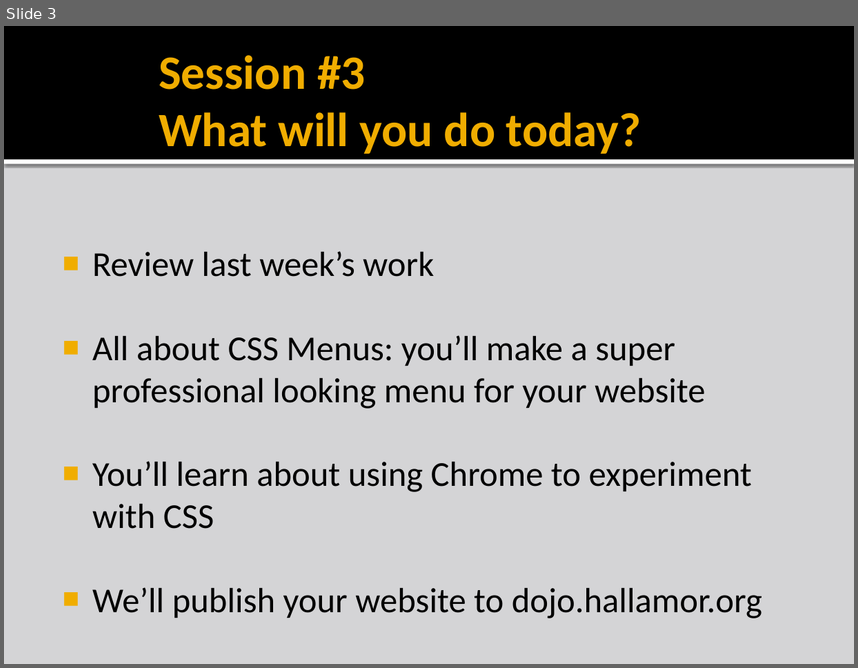
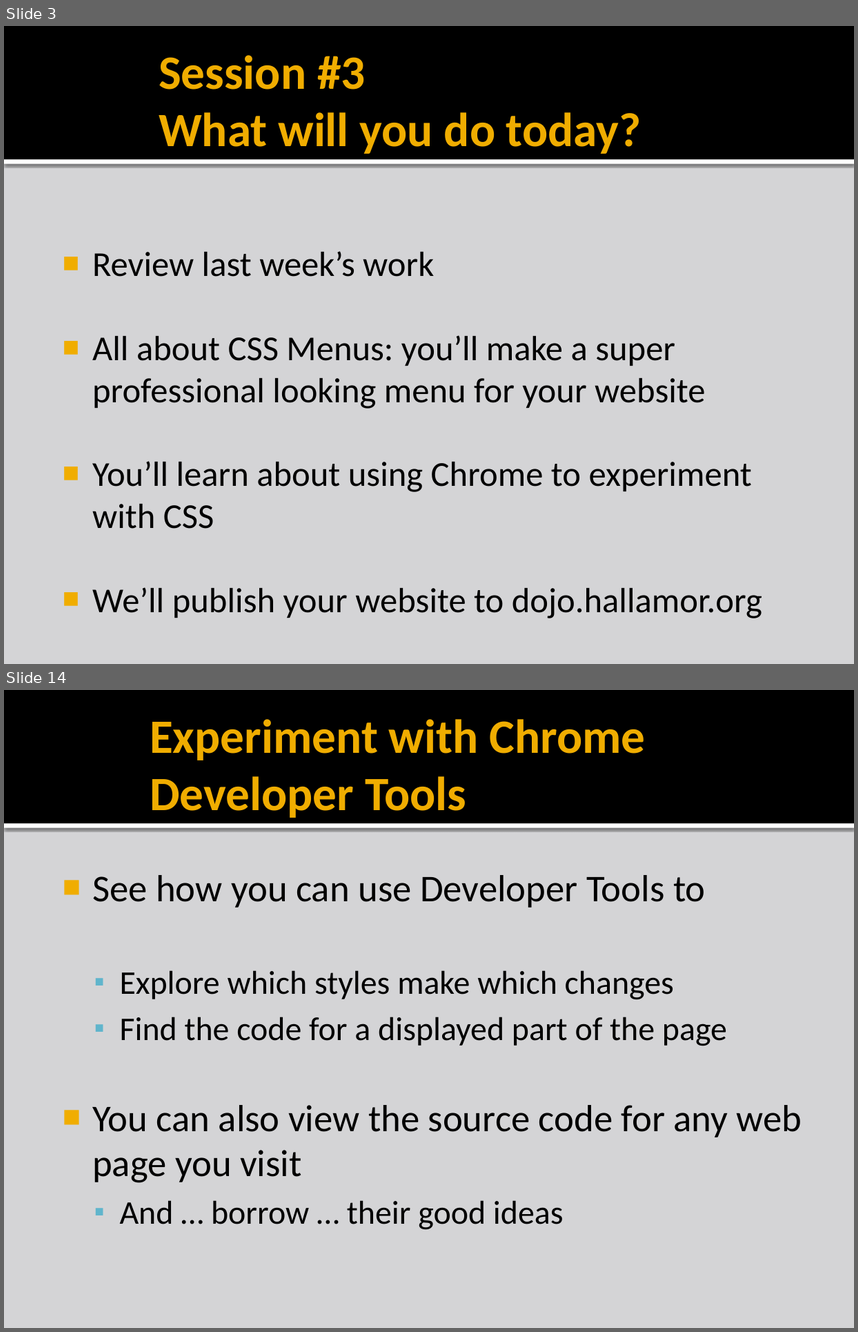
Before and after one commit to liamf/coderdojo-bray, a slide deck: html/presentations/CoderDojoBrayHTML_session3.pptx. Shown one above the other, each under a label of ours: slide 3 before the commit, slides 3 and 14 after it; the slides between them are not shown. The pictures are 858x668 and 858x1332 pixels, drawn with LibreOffice and Linux fonts; fonts in the diff are those of the drawing; background and template pictures are left out. Boxes give left, top, right and bottom in pixels: in the first picture for what was removed or moved away, otherwise in the second. Text is boxed around its words. In the diff, an @@ line names an element or a change of style, - is before the commit and + after.

```diff
--- a/html/presentations/CoderDojoBrayHTML_session3.pptx
+++ b/html/presentations/CoderDojoBrayHTML_session3.pptx
@@ slide 14 added at (4,690,854,1328), background #D4D4D6; not listed: 2 template elements that a slide beside it also shows @@
@@ title added at (150,719,645,818), 40.5 pt, text #F0AD00, bold @@
+Experiment with Chrome Developer Tools
@@ text added at (92,875,802,1230), 28 pt, text #000000 @@
+■ See how you can use Developer Tools to
+  ▪ Explore which styles make which changes
+  ▪ Find the code for a displayed part of the page
+■ You can also view the source code for any web page you visit
+  ▪ And … borrow … their good ideas
```
Also in this commit, not shown: 2 slides changed, 15 other slides added, 5 other files.
